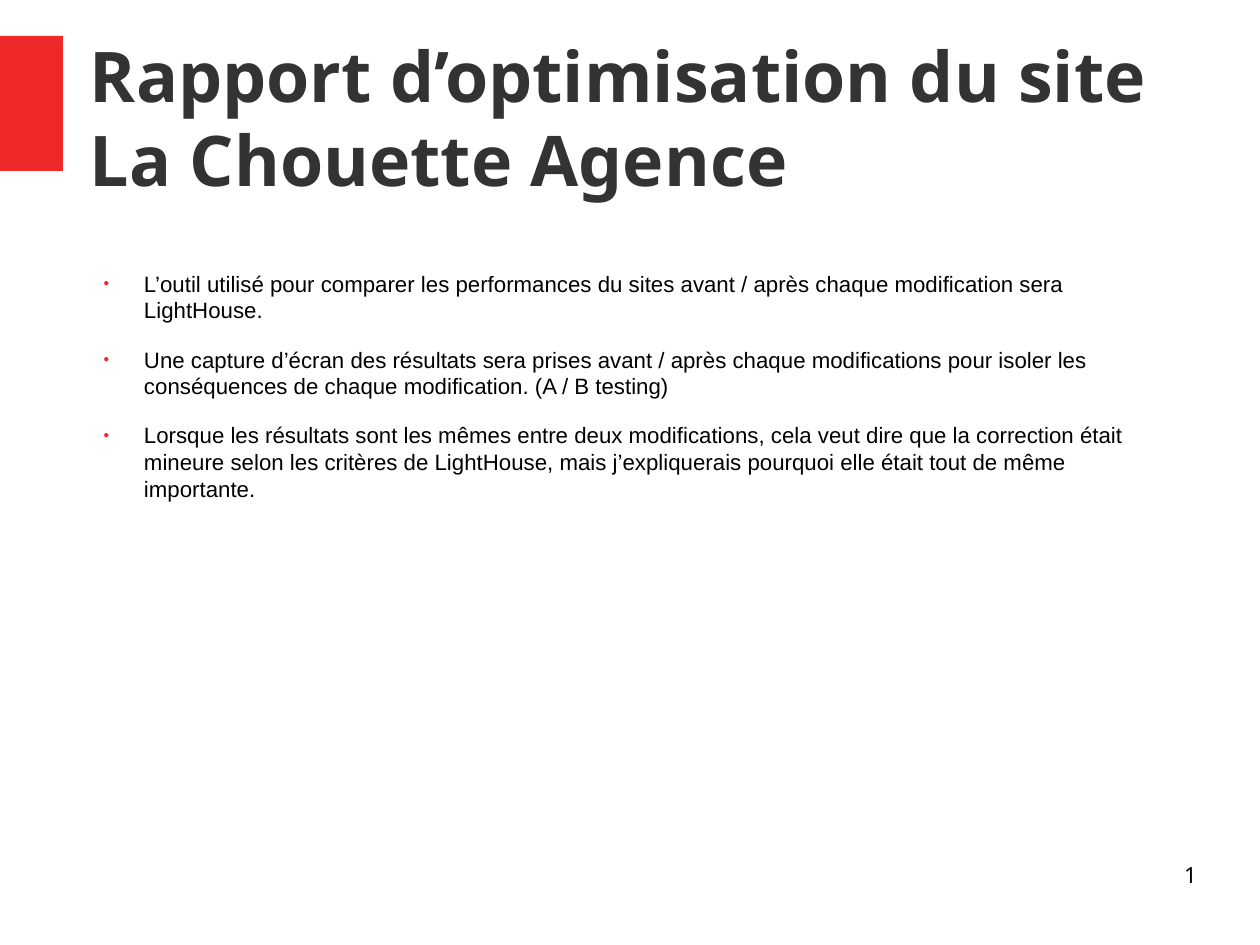
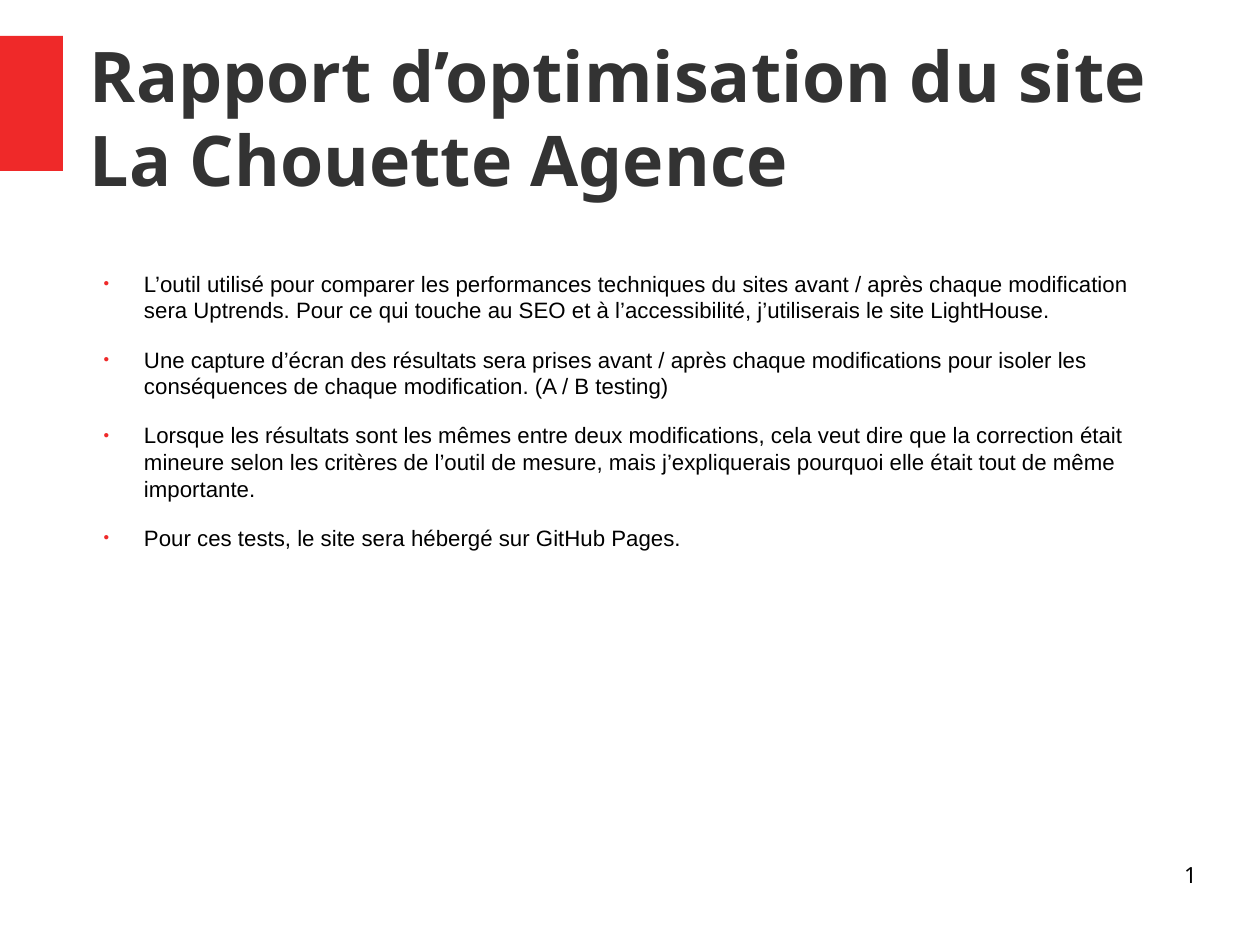
Before and after one commit to Vincent055681/VincentDiRaimondo_4_10052021, a slide deck: slide 1 of audit/Rapport.odp. Drawn at 1260x945 pixels with LibreOffice and Linux fonts; fonts in the diff are those of the drawing. Boxes give left, top, right and bottom in pixels: in the first picture for what was removed or moved away, otherwise in the second. Text is boxed around its words. In the diff, an @@ line names an element or a change of style, - is before the commit and + after.

```diff
--- a/audit/Rapport.odp
+++ b/audit/Rapport.odp
@@ text at [144,275,1127,323]: text changed @@
-● L’outil utilisé pour comparer les performances du sites avant / après chaque modification sera LightHouse.
+● L’outil utilisé pour comparer les performances techniques du sites avant / après chaque modification sera Uptrends. Pour ce qui touche au SEO et à l’accessibilité, j’utiliserais le site LightHouse.
@@ text at [144,426,1122,551]: text changed @@
-● Lorsque les résultats sont les mêmes entre deux modifications, cela veut dire que la correction était mineure selon les critères de LightHouse, mais j’expliquerais pourquoi elle était tout de même importante.
+● Lorsque les résultats sont les mêmes entre deux modifications, cela veut dire que la correction était mineure selon les critères de l’outil de mesure, mais j’expliquerais pourquoi elle était tout de même importante.
+● Pour ces tests, le site sera hébergé sur GitHub Pages.
```
Also in this commit, not shown: 19 slides added, 7 slides removed, 4 other files.
